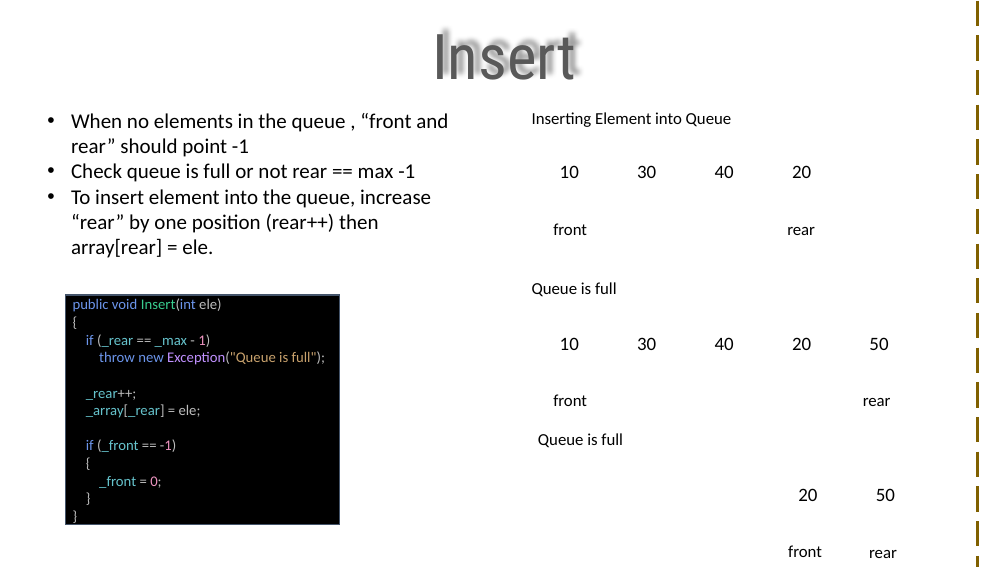
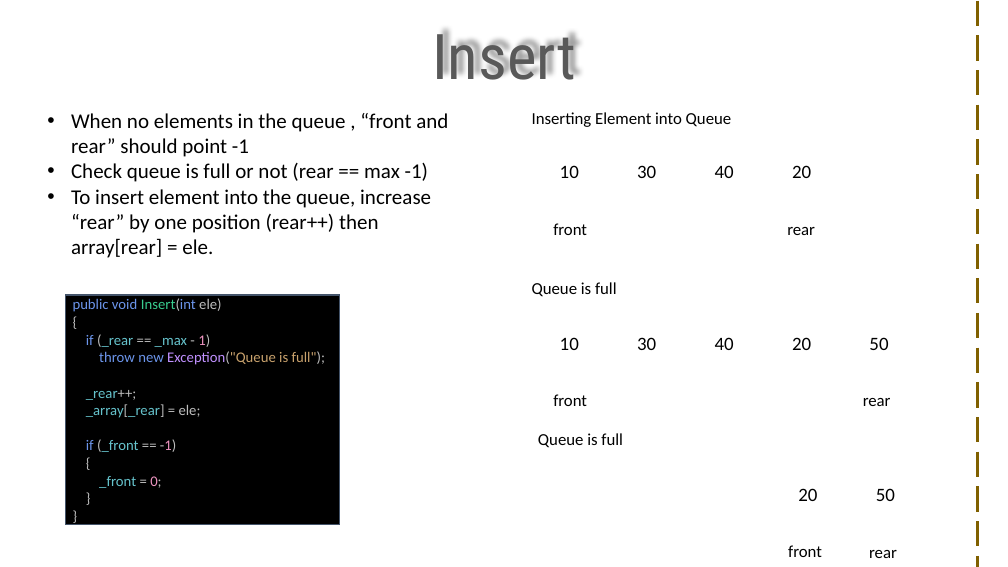
Before and after one commit to visweswarpenti/Trainings, a slide deck: slide 2 of Data Structures using C#/data-structures-using-.net-core-csharp/Queue/Queue/Queue.pptx. Drawn at 1008x567 pixels with LibreOffice and Linux fonts; fonts in the diff are those of the drawing; background and template pictures are left out. Boxes give left, top, right and bottom in pixels: in the first picture for what was removed or moved away, otherwise in the second. Text is boxed around its words. In the diff, an @@ line names an element or a change of style, - is before the commit and + after.

Commit message:
changes related to the double ended queue and circular queue : VP

```diff
--- a/Data Structures using C#/data-structures-using-.net-core-csharp/Queue/Queue/Queue.pptx
+++ b/Data Structures using C#/data-structures-using-.net-core-csharp/Queue/Queue/Queue.pptx
@@ text at <box>71,163,428,182</box>: text changed @@
-• Check queue is full or not rear == max -1
+• Check queue is full or not (rear == max -1)
```
Also in this commit, not shown: 2 other slides changed, 12 other files.
